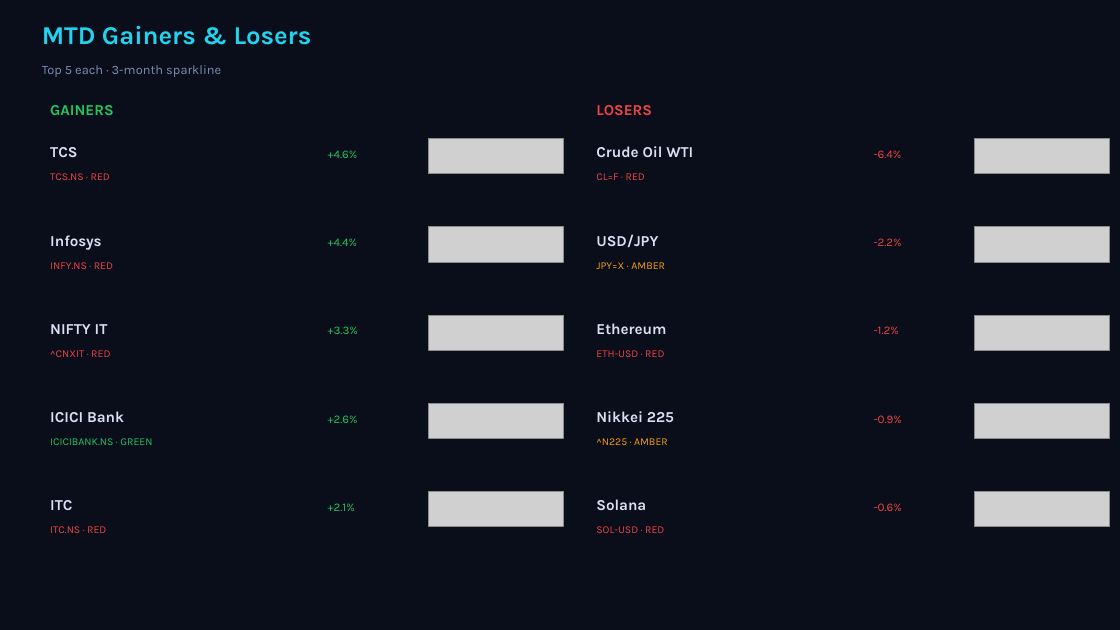
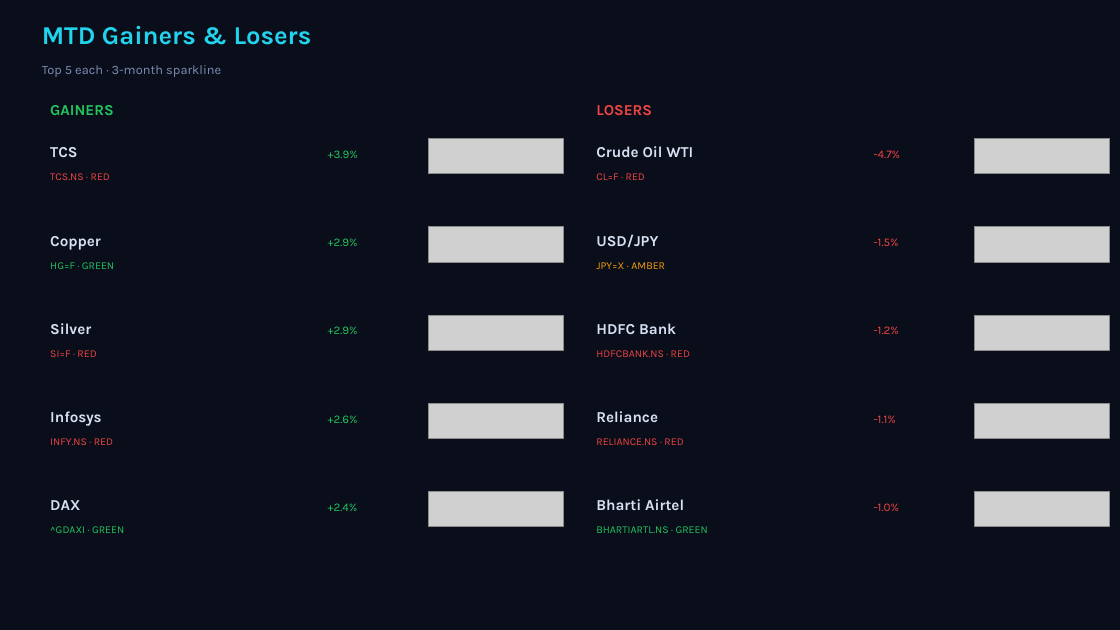
Before and after one commit to Pravkum23/pmr-terminal, a slide deck: slide 2 of docs/pmr_daily.pptx. Drawn at 1120x630 pixels with LibreOffice and Linux fonts; fonts in the diff are those of the drawing; grey boxes stand for pictures. Boxes give left, top, right and bottom in pixels: in the first picture for what was removed or moved away, otherwise in the second. Text is boxed around its words. In the diff, an @@ line names an element or a change of style, - is before the commit and + after.

```diff
--- a/docs/pmr_daily.pptx
+++ b/docs/pmr_daily.pptx
@@ text at <box>328,150,358,158</box>: text changed @@
-+4.6%
++3.9%
@@ text at <box>874,150,901,158</box>: text changed @@
--6.4%
+-4.7%
@@ text at <box>50,236,101,250</box>: text changed @@
-Infosys
+Copper
@@ text at <box>328,238,358,246</box>: text changed @@
-+4.4%
++2.9%
@@ text at <box>874,238,899,246</box>: text changed @@
--2.2%
+-1.5%
@@ text at <box>50,262,114,269</box>: text changed; text colour #EF4444 to #22C55E @@
-INFY.NS · RED
+HG=F · GREEN
@@ text at <box>50,323,91,334</box>: text changed @@
-NIFTY IT
+Silver
@@ text at <box>328,326,358,334</box>: text changed @@
-+3.3%
++2.9%
@@ text at <box>596,323,676,334</box>: text changed @@
-Ethereum
+HDFC Bank
@@ text at <box>50,350,96,357</box>: text changed @@
-^CNXIT · RED
+SI=F · RED
@@ text at <box>596,350,690,357</box>: text changed @@
-ETH-USD · RED
+HDFCBANK.NS · RED
@@ text at <box>50,411,102,426</box>: text changed @@
-ICICI Bank
+Infosys
@@ text at <box>596,411,658,422</box>: text changed @@
-Nikkei 225
+Reliance
@@ text at <box>874,415,896,423</box>: text changed @@
--0.9%
+-1.1%
@@ text at <box>50,438,113,445</box>: text changed; text colour #22C55E to #EF4444 @@
-ICICIBANK.NS · GREEN
+INFY.NS · RED
@@ text at <box>596,438,683,445</box>: text changed; text colour #F59E0B to #EF4444 @@
-^N225 · AMBER
+RELIANCE.NS · RED
@@ text at <box>50,500,80,510</box>: text changed @@
-ITC
+DAX
@@ text at <box>328,503,358,511</box>: text changed @@
-+2.1%
++2.4%
@@ text at <box>596,499,684,510</box>: text changed @@
-Solana
+Bharti Airtel
@@ text at <box>874,503,899,511</box>: text changed @@
--0.6%
+-1.0%
@@ text at <box>50,526,124,533</box>: text changed; text colour #EF4444 to #22C55E @@
-ITC.NS · RED
+^GDAXI · GREEN
@@ text at <box>596,526,708,533</box>: text changed; text colour #EF4444 to #22C55E @@
-SOL-USD · RED
+BHARTIARTL.NS · GREEN
```
Also in this commit, not shown: 3 other slides changed, 2 other files.
